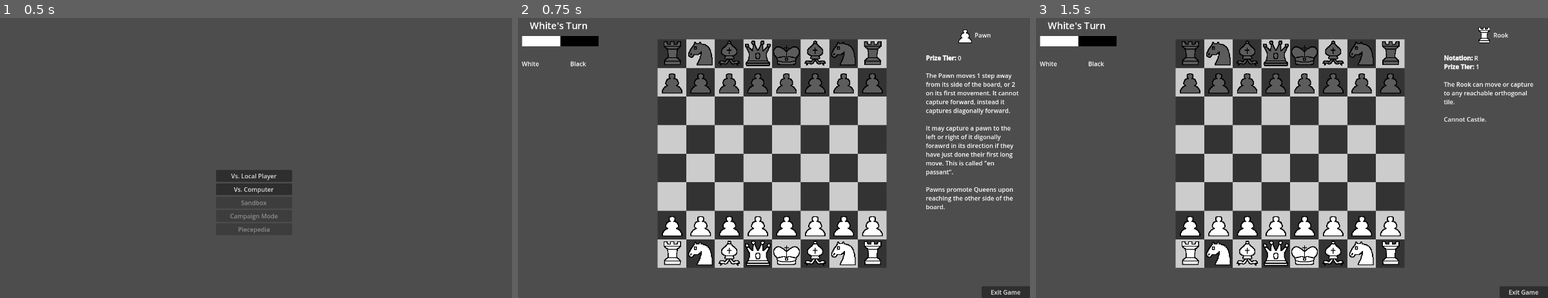
Above: before the commit, frames 1-3 (left to right).
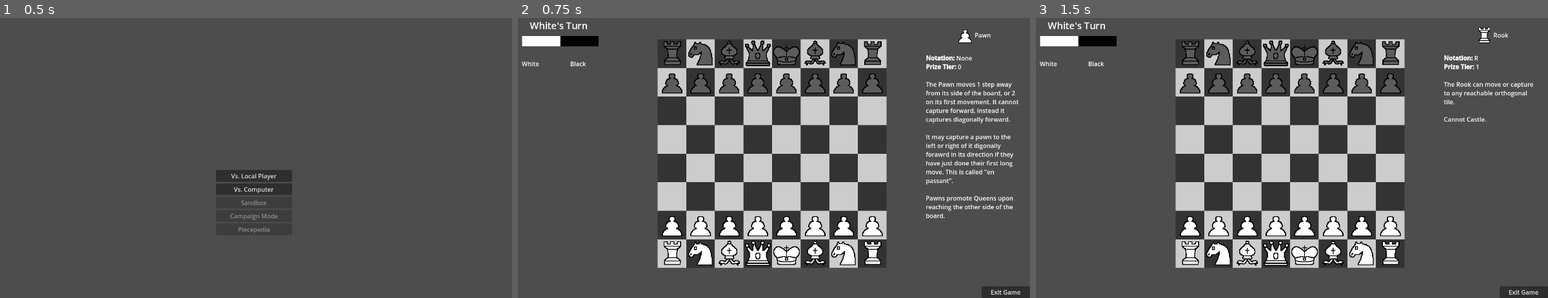
Above: after the commit, the same moments.

Repository: TheMageBoy/StupidChess
Game: Godot game, scene res://Scenes/Main Menu.tscn
Two runs of this game, one before a commit and one after it. Both use one fixed random seed, a clock stepped at 60 frames per second and the inputs below.
Inputs (mouse positions are in pixels of both pictures, inside the frame that each line leads up to):
- Up to frame 1 (0.5 s): no input
- Up to frame 2 (0.75 s): click "Vs. Local Player" at 0.5 s
- Up to frame 3 (1.5 s): click (1189, 54) at 1.27 s

Frame 1 is identical in both runs. In frame 2, 2.6% of the frame differs, in the area x 79-98%, y 13-72%; in frame 3, nothing differs.

Commit message:
Oops forgot notation

Diff:
--- a/Game Sourcecode/Scenes/Game2.tscn
+++ b/Game Sourcecode/Scenes/Game2.tscn
@@ -206,6 +206,7 @@
 bbcode_enabled = true
 text = "[center][img=50]Graphics/Pieces/Pawn.png[/img]Pawn[/center]
 
+[b]Notation:[/b] None
 [b]Prize Tier:[/b] 0
 
 The Pawn moves 1 step away from its side of the board, or 2 on its first movement. It cannot capture forward, instead it captures diagonally forward.
Not shown, changed: index.html
Not shown, changed: index.pck
